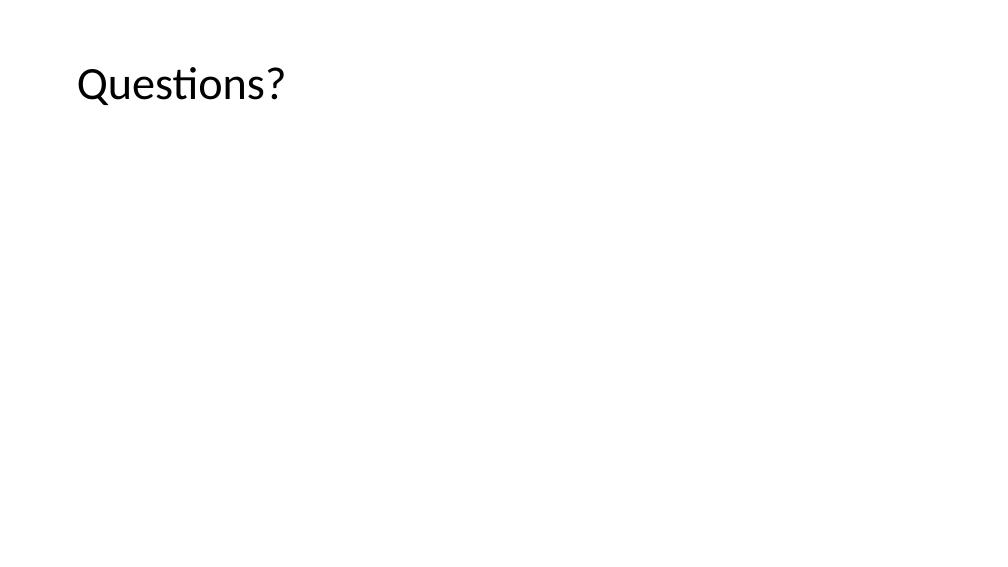
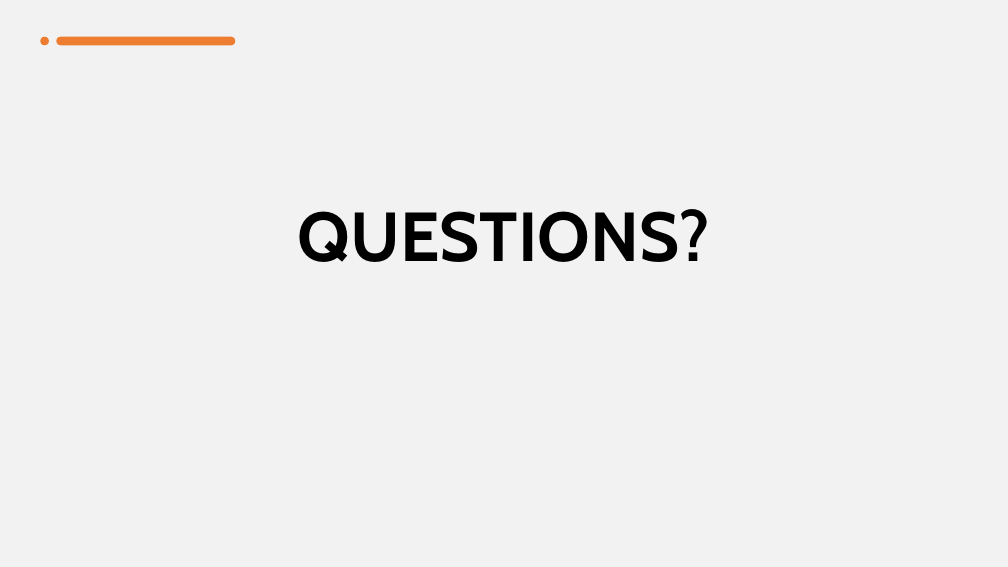
Before and after one commit to JenFreeze/Project_1, a slide deck: slide 12 of Project1.pptx. Drawn at 1008x567 pixels with LibreOffice and Linux fonts; fonts in the diff are those of the drawing. Boxes give left, top, right and bottom in pixels: in the first picture for what was removed or moved away, otherwise in the second. Text is boxed around its words. In the diff, an @@ line names an element or a change of style, - is before the commit and + after.

```diff
--- a/Project1.pptx
+++ b/Project1.pptx
@@ background #FFFFFF to #F2F2F2 @@
@@ ellipse added at (x1=40, y1=36, x2=48, y2=45), fill #ED7D31 @@
@@ rounded rectangle added at (x1=56, y1=36, x2=235, y2=45), fill #ED7D31 @@
@@ title at (x1=298, y1=209, x2=710, y2=262): text changed; size 44 to 66 pt; font Calibri to Cabin; bold on @@
-Questions?
+QUESTIONS?
```
Also in this commit, not shown: 11 other slides changed, 16 other files.
